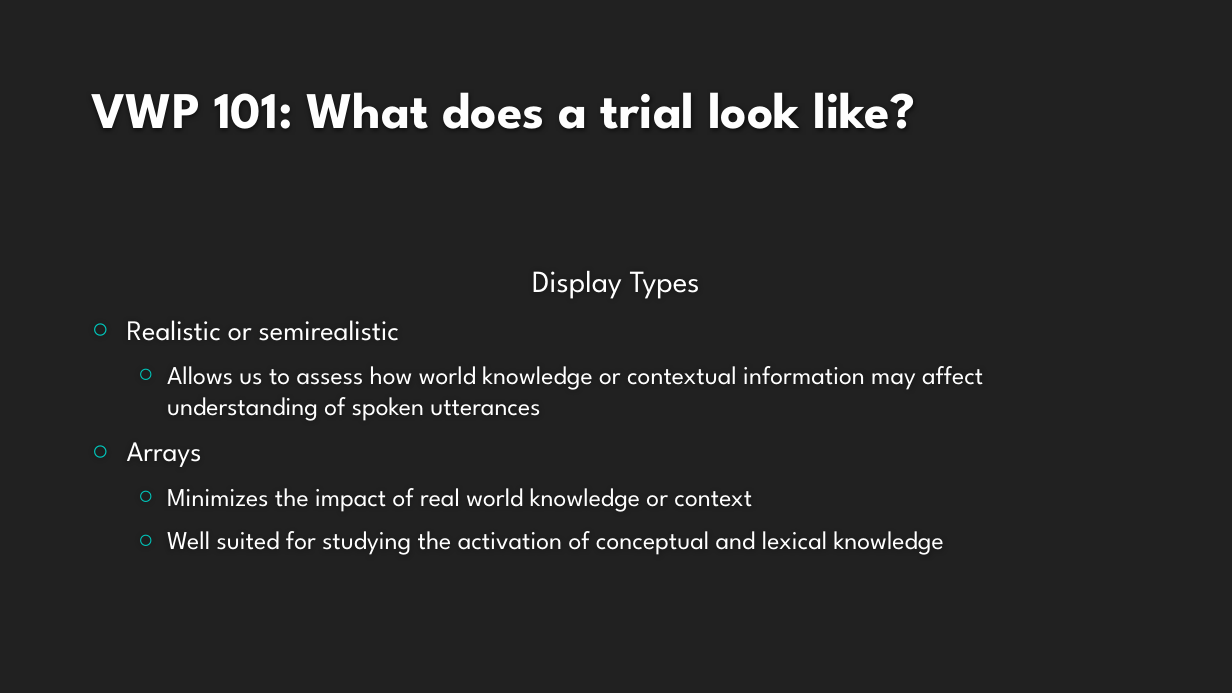
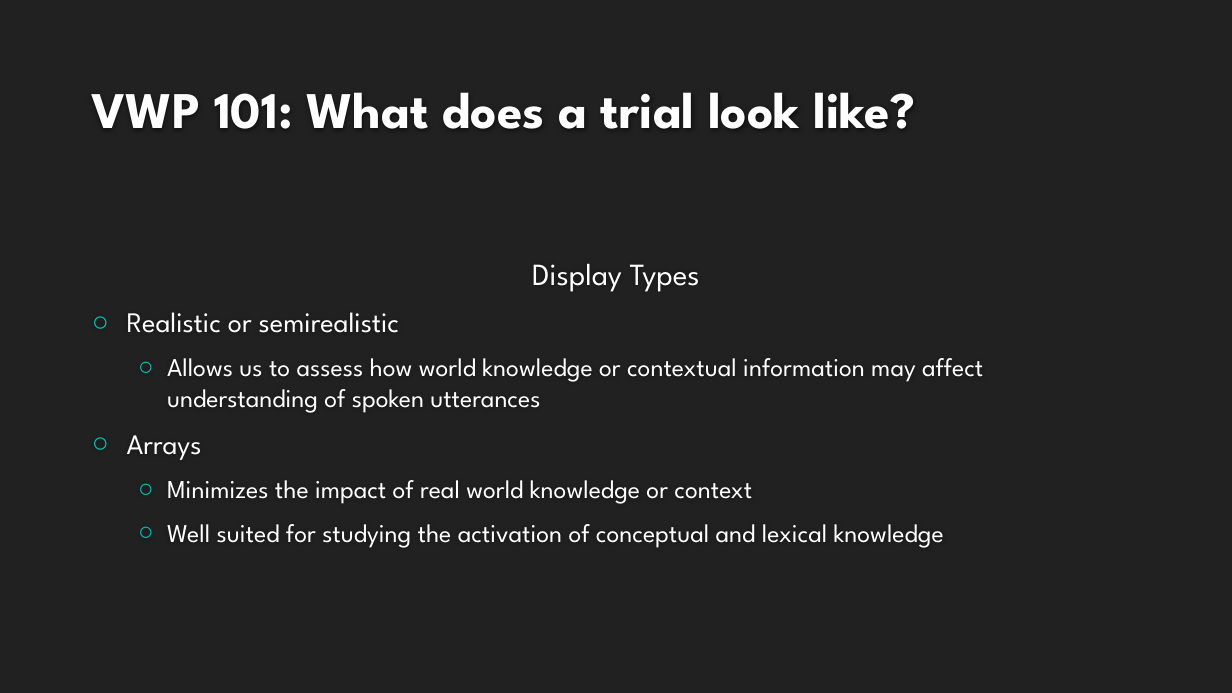
Before and after one commit to allisoct/ETLR23-24, a slide deck: slide 16 of slides/Day3.pptx (slide 13 before the commit). Drawn at 1232x693 pixels with LibreOffice and Linux fonts; fonts in the diff are those of the drawing; background and template pictures are left out. Boxes give left, top, right and bottom in pixels: in the first picture for what was removed or moved away, otherwise in the second. Text is boxed around its words. In the diff, an @@ line names an element or a change of style, - is before the commit and + after.

```diff
--- a/slides/Day3.pptx
+++ b/slides/Day3.pptx
@@ text "Display Types": place and size @@
-text "Display Types" at bbox=[127, 270, 983, 555]
+text "Display Types" at bbox=[127, 263, 983, 548]
```
Also in this commit, not shown: 5 other slides changed, 4 slides added.
